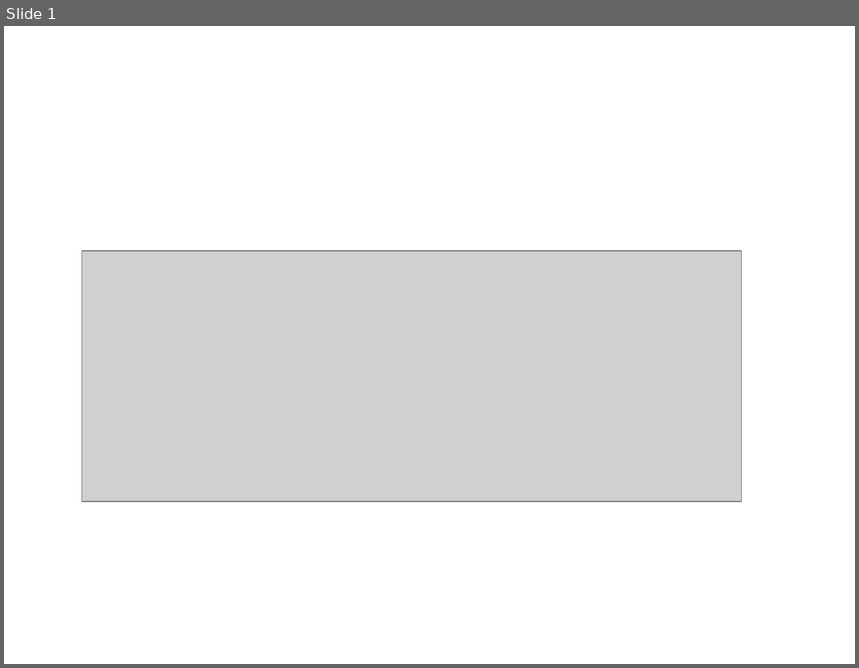
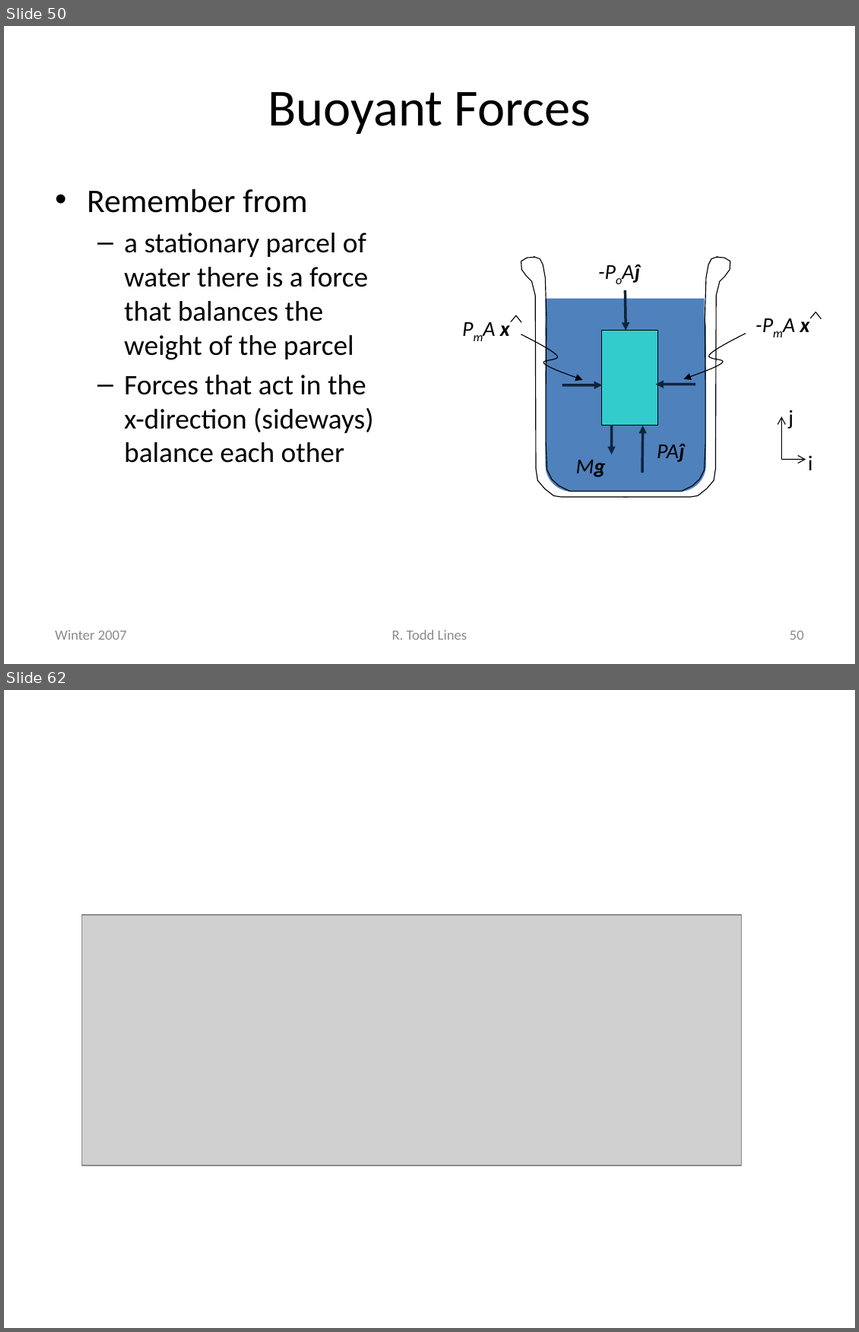
Before and after one commit to rtlines/Introductory-Physics-II, a slide deck: Lecture_Slides/PH 123 Lecture 25.pptx. Shown one above the other, each under a label of ours: slide 1 before the commit, slides 50 and 62 after it; the slides between them are not shown. The pictures are 859x668 and 859x1332 pixels, drawn with LibreOffice and Linux fonts; fonts in the diff are those of the drawing; grey boxes stand for pictures. Boxes give left, top, right and bottom in pixels: in the first picture for what was removed or moved away, otherwise in the second. Text is boxed around its words. In the diff, an @@ line names an element or a change of style, - is before the commit and + after.

```diff
--- a/Lecture_Slides/PH 123 Lecture 25.pptx
+++ b/Lecture_Slides/PH 123 Lecture 25.pptx
@@ slide 50 added at (4, 26, 855, 664), background #FFFFFF @@
@@ title added at (268, 92, 591, 134), 44 pt, text #000000 @@
+Buoyant Forces
@@ text added at (87, 189, 373, 463), 24 pt, text #000000 @@
+• Remember from
+  – a stationary parcel of water there is a force that balances the weight of the parcel
+  – Forces that act in the x-direction (sideways) balance each other
@@ group added at (500, 254, 822, 497): 8 freeform shapes, 5 arrows, 5 texts, 2 rectangles, 1 rounded rectangle @@
+-PoAĵ
+Mg
+PAĵ
+-PmA x
+PmA x
@@ group added at (782, 410, 813, 471): 2 arrows, 2 texts @@
+j
+i
@@ text added at (55, 630, 127, 640), 12 pt, text #8C8C8C @@
+Winter 2007
@@ text added at (392, 630, 467, 640), 12 pt, text #8C8C8C @@
+R. Todd Lines
@@ page number added at (790, 631, 804, 640), 12 pt, text #8C8C8C @@
+50
@@ what was slide 1 is now slide 62 @@
```
Also in this commit, not shown: 60 other slides added, 48 other files.
